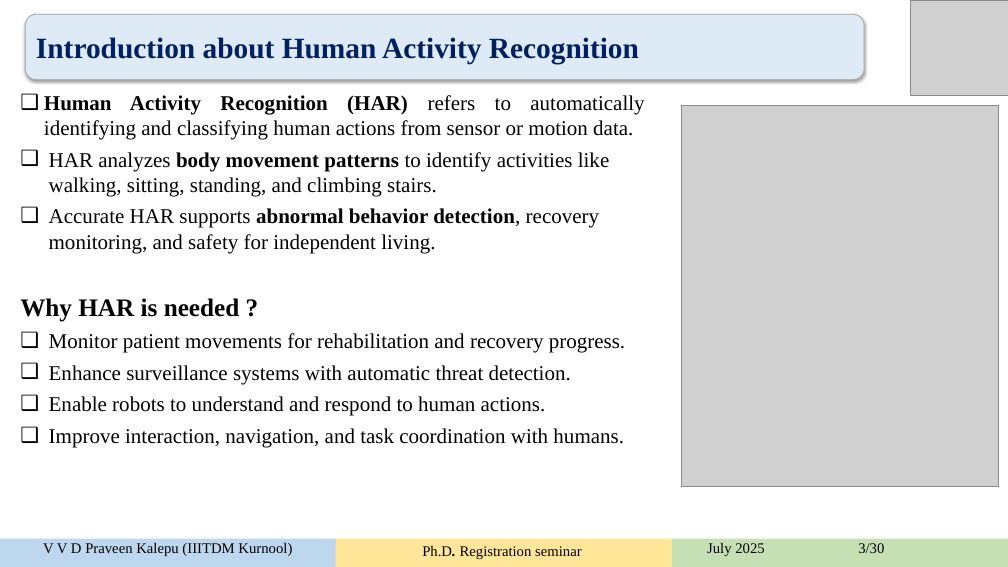
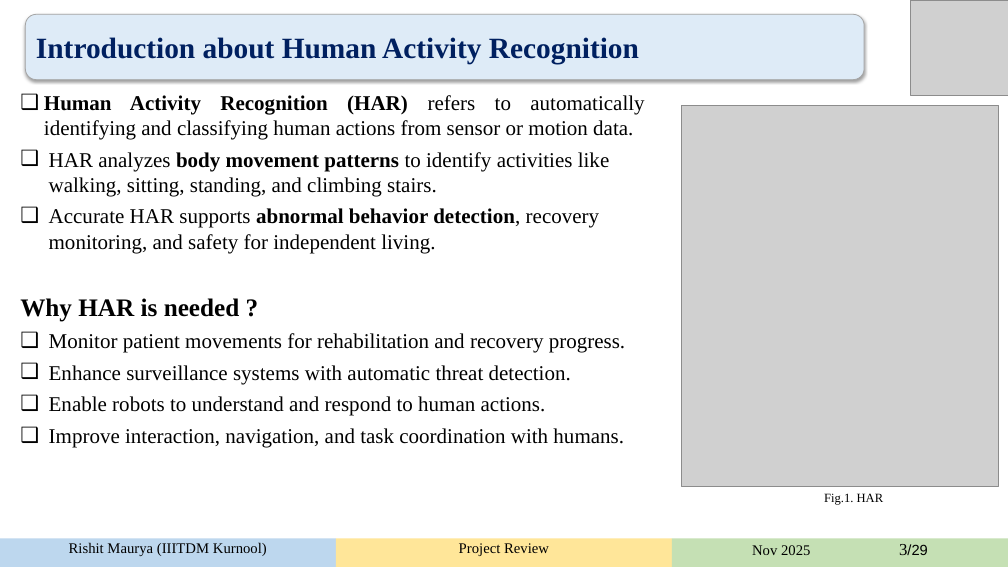
Before and after one commit to rishitmaurya/Human-Activity-Recognition, a slide deck: slide 3 of HAR_rishit.pptx. Drawn at 1008x567 pixels with LibreOffice and Linux fonts; fonts in the diff are those of the drawing; grey boxes stand for pictures. Boxes give left, top, right and bottom in pixels: in the first picture for what was removed or moved away, otherwise in the second. Text is boxed around its words. In the diff, an @@ line names an element or a change of style, - is before the commit and + after.

```diff
--- a/HAR_rishit.pptx
+++ b/HAR_rishit.pptx
@@ text added at (824, 493, 884, 505), 12 pt, text #000000 @@
+Fig.1. HAR
@@ outline redrawn in 3 elements at (672, 538, 1008, 567), (0, 538, 336, 567), (336, 538, 671, 567) @@
@@ text in freeform shape at (69, 542, 267, 556): text changed @@
-V V D Praveen Kalepu (IIITDM Kurnool)
+Rishit Maurya (IIITDM Kurnool)
@@ freeform shape removed at (336, 542, 671, 567) @@
-Ph.D. Registration seminar
@@ text in freeform shape at (459, 543, 549, 556): text changed @@
-Progressive seminar
+Project Review
@@ text in freeform shape at (752, 544, 927, 555): text changed @@
-July 2025 3/30
+Nov 2025 3/29
```
Also in this commit, not shown: 27 other slides changed.
